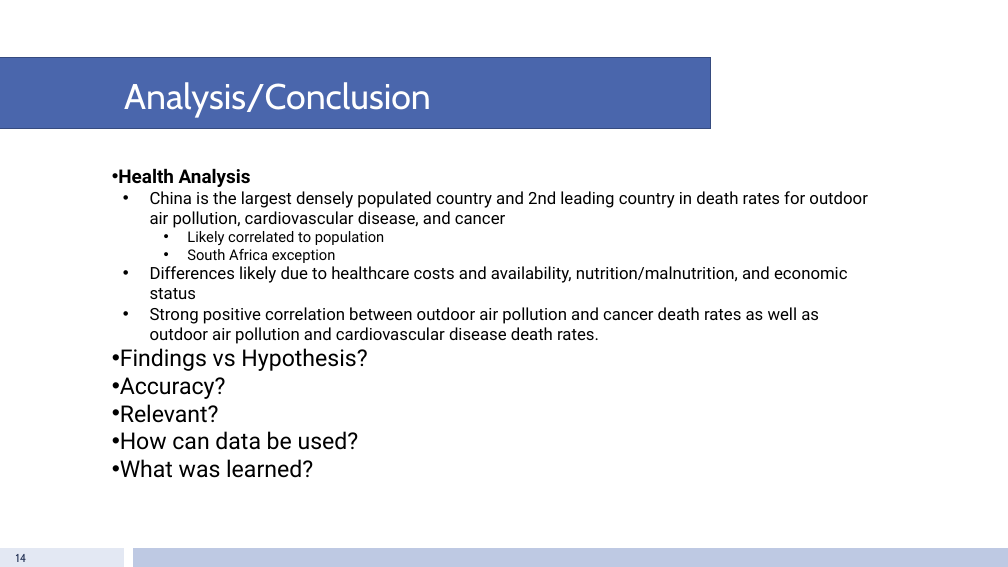
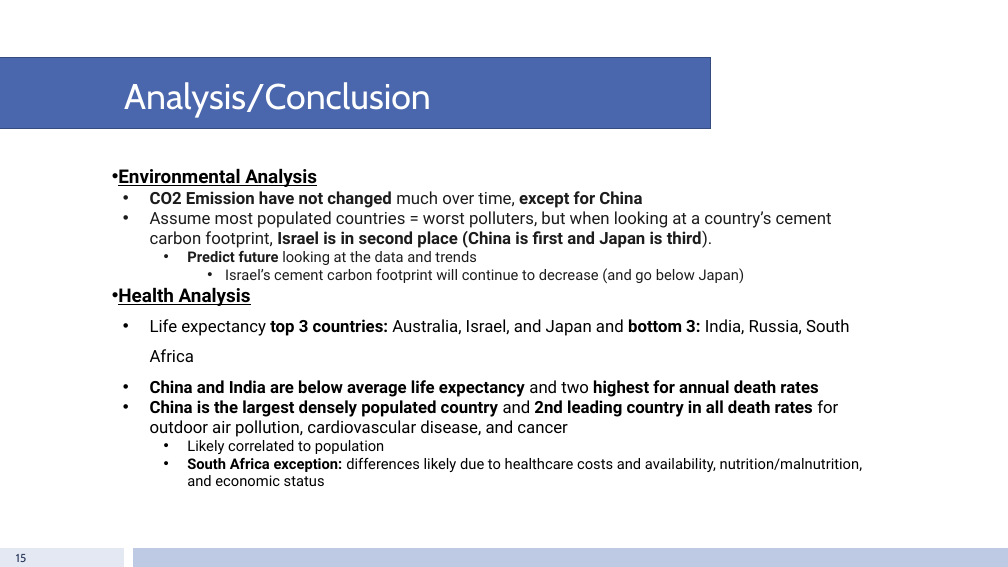
Before and after one commit to fiyang89/project-1-group-8, a slide deck: slide 15 of Population.pptx (slide 14 before the commit). Drawn at 1008x567 pixels with LibreOffice and Linux fonts; fonts in the diff are those of the drawing. Boxes give left, top, right and bottom in pixels: in the first picture for what was removed or moved away, otherwise in the second. Text is boxed around its words. In the diff, an @@ line names an element or a change of style, - is before the commit and + after.

Commit message:
adding updated powerpoint

```diff
--- a/Population.pptx
+++ b/Population.pptx
@@ text at box(118, 168, 832, 283): paragraphs added @@
+• Environmental Analysis
+  • CO2 Emission have not changed much over time, except for China
+  • Assume most populated countries = worst polluters, but when looking at a country’s cement carbon footprint, Israel is in second place (China is first and Japan is third).
+    • Predict future looking at the data and trends
+      • Israel’s cement carbon footprint will continue to decrease (and go below Japan)
@@ text at box(118, 287, 251, 306): underline on in "Health Analysis" @@
@@ text at box(150, 319, 849, 437): text changed; bold on @@
-  • China is the largest densely populated country and 2nd leading country in death rates for outdoor air pollution, cardiovascular disease, and cancer
+  • Life expectancy top 3 countries: Australia, Israel, and Japan and bottom 3: India, Russia, South Africa
+  • China and India are below average life expectancy and two highest for annual death rates
+  • China is the largest densely populated country and 2nd leading country in all death rates for outdoor air pollution, cardiovascular disease, and cancer
@@ text at box(187, 458, 863, 486): text changed; size 16 to 14 pt @@
-    • South Africa exception
-  • Differences likely due to healthcare costs and availability, nutrition/malnutrition, and economic status
-  • Strong positive correlation between outdoor air pollution and cancer death rates as well as outdoor air pollution and cardiovascular disease death rates.
-• Findings vs Hypothesis?
-• Accuracy?
-• Relevant?
-• How can data be used?
-• What was learned?
+    • South Africa exception: differences likely due to healthcare costs and availability, nutrition/malnutrition, and economic status
@@ page number at box(16, 554, 26, 562): text changed @@
-14
+15
```
Also in this commit, not shown: 8 other slides changed, 3 slides added, 2 slides removed.
